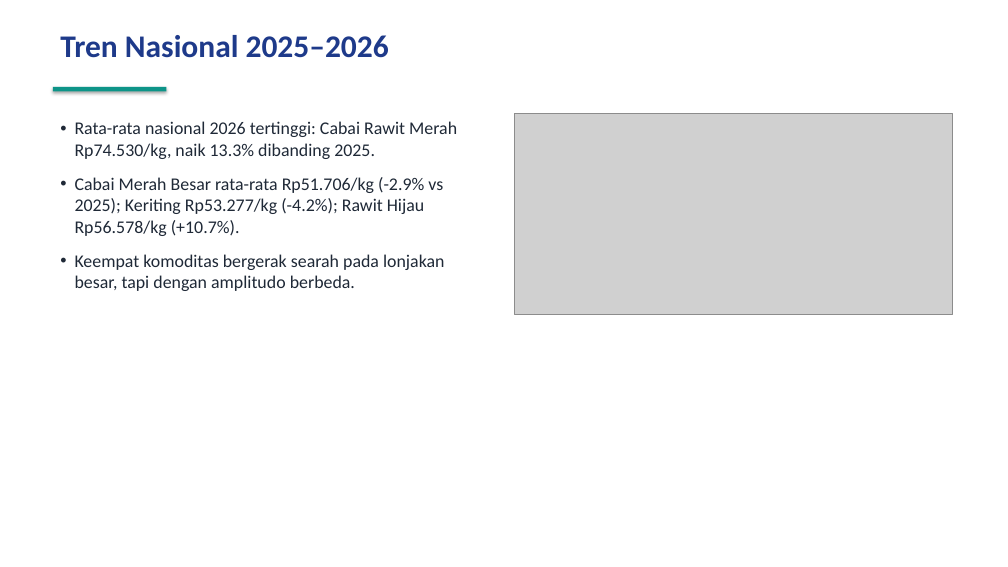
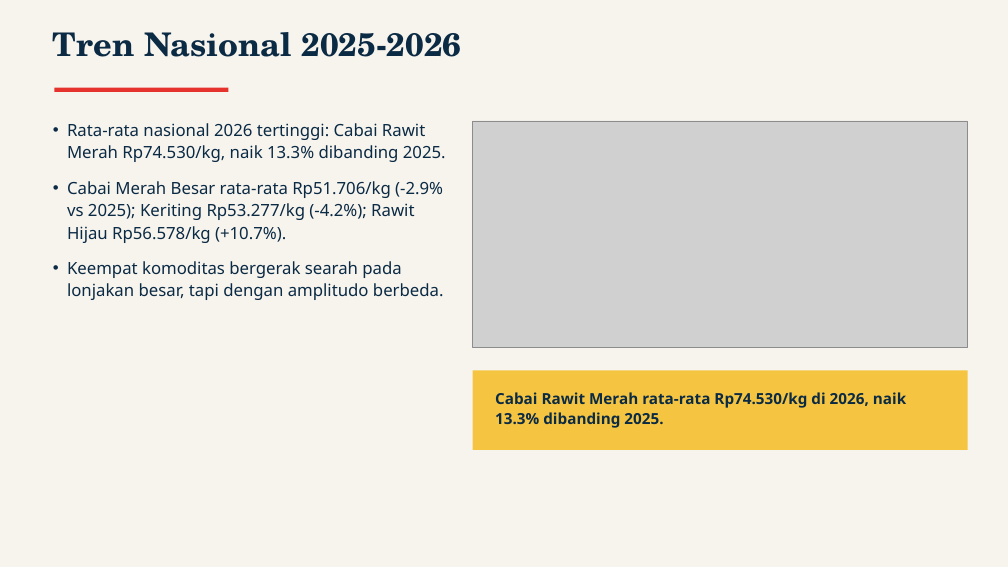
Before and after one commit to baghizash/harga-cabai-indonesia-2026, a slide deck: slide 4 of Portofolio-Analisis-Harga-Cabai.pptx. Drawn at 1008x567 pixels with LibreOffice and Linux fonts; fonts in the diff are those of the drawing; grey boxes stand for pictures. Boxes give left, top, right and bottom in pixels: in the first picture for what was removed or moved away, otherwise in the second. Text is boxed around its words. In the diff, an @@ line names an element or a change of style, - is before the commit and + after.

```diff
--- a/Portofolio-Analisis-Harga-Cabai.pptx
+++ b/Portofolio-Analisis-Harga-Cabai.pptx
@@ background #FFFFFF to #F7F4EE @@
@@ text at (53,32,462,57): text changed; size 30 to 31 pt; font Calibri to TeX Gyre Schola; text colour #1E3A8A to #0B2A44 @@
-Tren Nasional 2025–2026
+Tren Nasional 2025-2026
@@ rectangle: place and size @@
-rectangle at (53,87,166,91)
+rectangle at (54,88,228,92)
@@ rectangle at (54,88,228,92): fill #0D9488 to #E5322D; shadow off @@
@@ text "Rata-rata nasional 2026 tertinggi: Cabai ..." at (67,123,446,300): size 17 to 16 pt, font Calibri to Noto Sans, text colour #1F2937 to #0B2A44; line spacing 1 to 1.12 @@
@@ picture: place and size @@
-picture at (514,113,953,315)
+picture at (473,121,968,348)
@@ rectangle added at (473,371,968,450), fill #F5C542 @@
@@ text added at (495,392,906,428), 14.5 pt, text #0B2A44, bold @@
+Cabai Rawit Merah rata-rata Rp74.530/kg di 2026, naik 13.3% dibanding 2025.
```
Also in this commit, not shown: 9 other slides changed.
